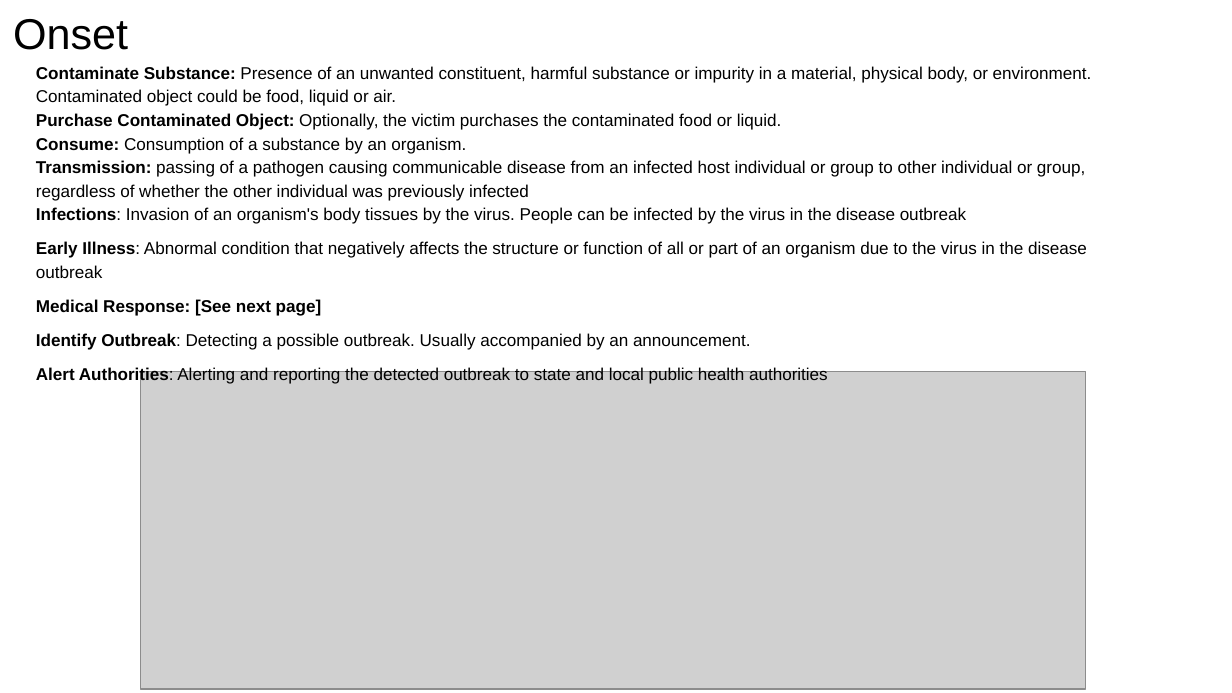
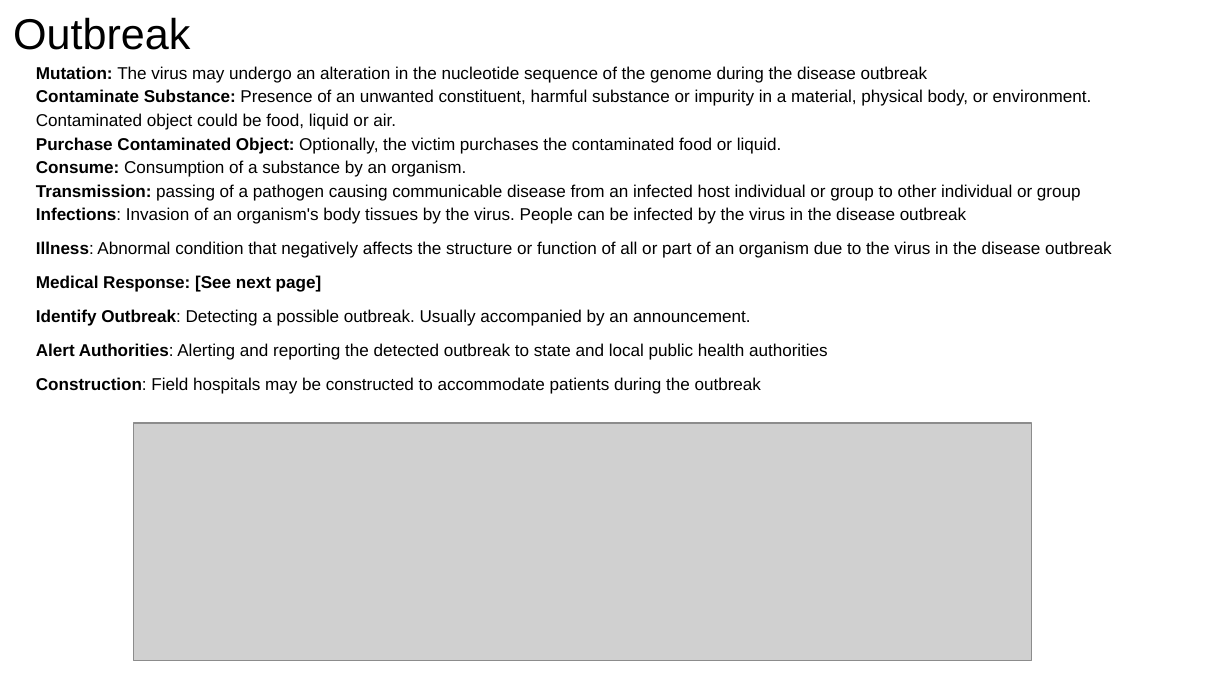
Before and after one commit to RESIN-KAIROS/schemalib, a slide deck: slide 5 of hrf/disease_outbreak.pptx. Drawn at 1232x693 pixels with LibreOffice and Linux fonts; fonts in the diff are those of the drawing; grey boxes stand for pictures. Boxes give left, top, right and bottom in pixels: in the first picture for what was removed or moved away, otherwise in the second. Text is boxed around its words. In the diff, an @@ line names an element or a change of style, - is before the commit and + after.

Commit message:
[disease outbreak] remove extra medical response

```diff
--- a/hrf/disease_outbreak.pptx
+++ b/hrf/disease_outbreak.pptx
@@ title at (x1=13, y1=17, x2=190, y2=50): text changed @@
-Onset
+Outbreak
@@ text at (x1=36, y1=66, x2=927, y2=83): paragraph added @@
+Mutation: The virus may undergo an alteration in the nucleotide sequence of the genome during the disease outbreak
@@ text at (x1=36, y1=184, x2=1081, y2=201): text changed @@
-Transmission: passing of a pathogen causing communicable disease from an infected host individual or group to other individual or group, regardless of whether the other individual was previously infected
+Transmission: passing of a pathogen causing communicable disease from an infected host individual or group to other individual or group
@@ text at (x1=36, y1=241, x2=1111, y2=258): text changed @@
-Early Illness: Abnormal condition that negatively affects the structure or function of all or part of an organism due to the virus in the disease outbreak
+Illness: Abnormal condition that negatively affects the structure or function of all or part of an organism due to the virus in the disease outbreak
@@ text at (x1=36, y1=377, x2=761, y2=394): paragraph added @@
+Construction: Field hospitals may be constructed to accommodate patients during the outbreak
@@ picture resized from (x1=140, y1=371, x2=1085, y2=689) to (x1=133, y1=423, x2=1031, y2=660) @@
```
Also in this commit, not shown: 2 other slides changed, 1 slide added, 2 slides removed, 3 other files.
